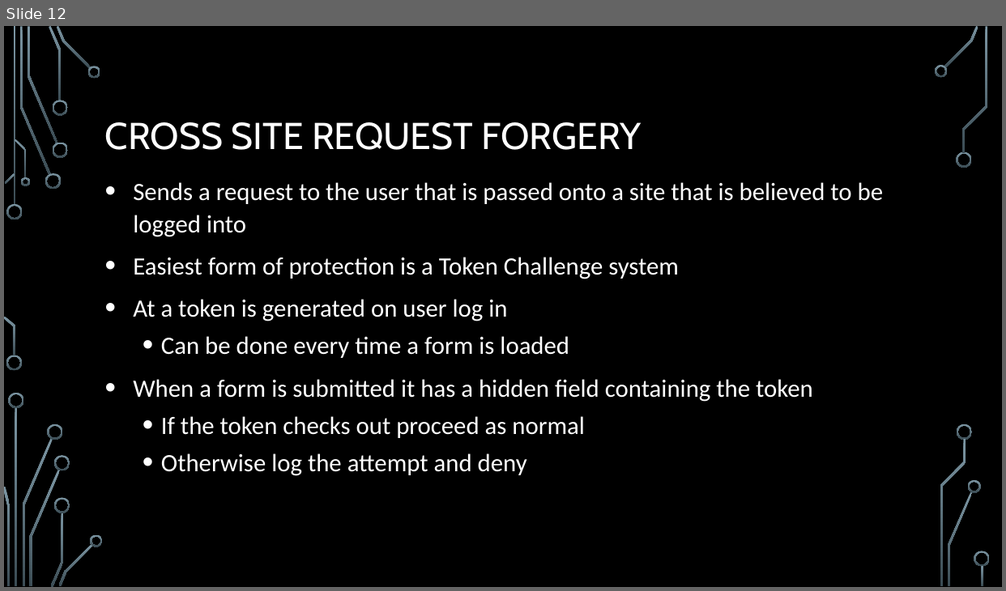
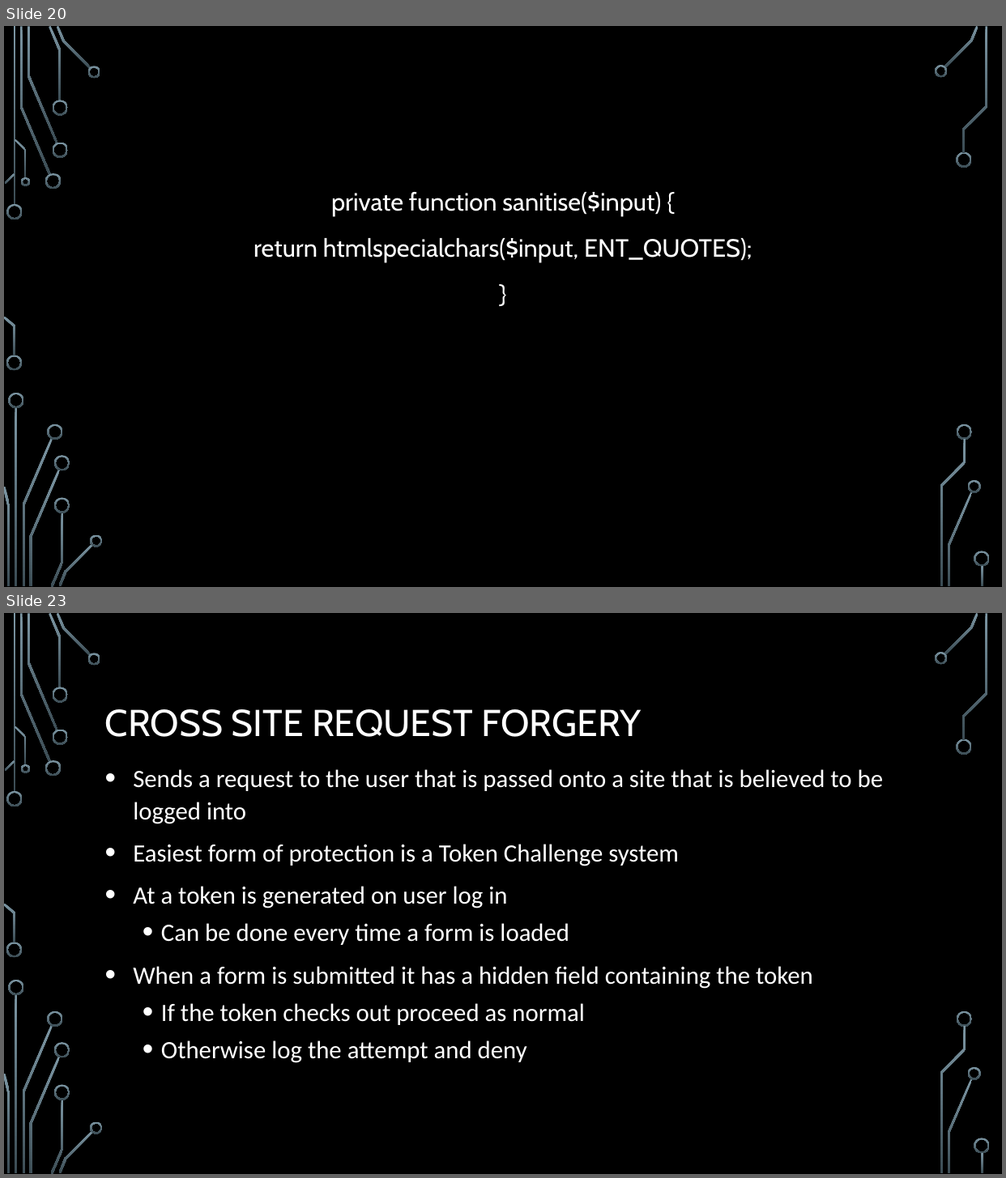
Before and after one commit to KBarros2014/TEAMB, a slide deck: site/Presentation doc/Php assignment.pptx. Shown one above the other, each under a label of ours: slide 12 before the commit, slides 20 and 23 after it; the slides between them are not shown. The pictures are 1006x591 and 1006x1178 pixels, drawn with LibreOffice and Linux fonts; fonts in the diff are those of the drawing; background and template pictures are left out. Boxes give left, top, right and bottom in pixels: in the first picture for what was removed or moved away, otherwise in the second. Text is boxed around its words. In the diff, an @@ line names an element or a change of style, - is before the commit and + after.

```diff
--- a/site/Presentation doc/Php assignment.pptx
+++ b/site/Presentation doc/Php assignment.pptx
@@ slide 20 added at [4,26,1002,587], background picture (left out); not listed: 36 template elements that a slide beside it also shows @@
@@ text added at [253,192,752,263], 24 pt, text #FFFFFF @@
+private function sanitise($input) {
+return htmlspecialchars($input, ENT_QUOTES);
+}
@@ what was slide 12 is now slide 23 @@
```
Also in this commit, not shown: 4 slides changed, 13 other slides added, 3 slides removed, 1 other file.
